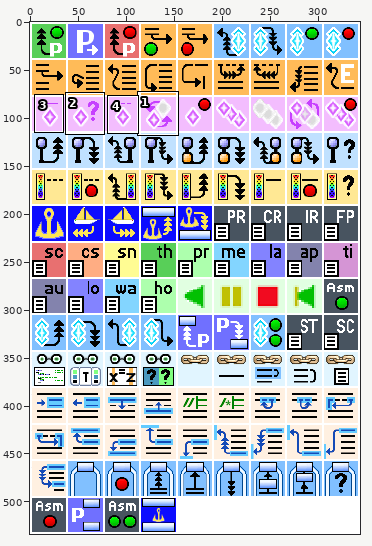
One commit to this sprite sheet: vvm/core/vdebug/graphics/vdebug_icons.png. Above: a wide view before the commit, with the close-up outlined.
Close-up. Before:
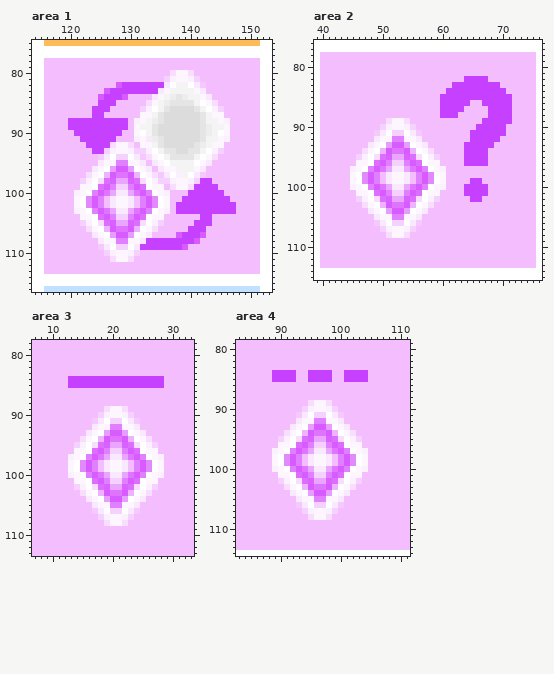
The file is 344x534 pixels. Colours within 5 levels of each other are drawn and written as one. Shown: area 1: x 114..153, y 75..116; area 2: x 39..76, y 76..115; area 3: x 7..33, y 78..113; area 4: x 83..111, y 79..114. The commit also changed other parts of the picture, which this record leaves out.
Now the later version:
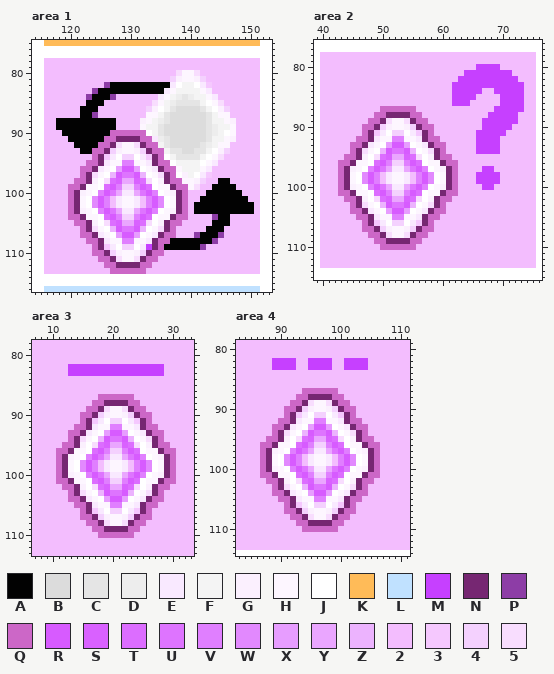
Palette (. is transparent): A #020202  B #dcdcdc  C #e5e5e5  D #ededed  E #f9e9ff  F #f4f4f4  G #fbf0fe  H #fdf6ff  J #ffffff  K #ffbb58  L #c0e1ff  M #c640ff  N #762772  P #8d3da6  Q #cc67c7  R #d75bff  S #d961ff  T #dc6dff  U #de74ff  V #e07fff  W #e289fe  X #e79dff  Y #eaa6ff  Z #ecb3fe  2 #f3bdfe  3 #f5c8fe  4 #f4d1fe  5 #f8ddfe
Changes in this commit:
Changed rows in their new state; - is an unchanged pixel.
Area 1:
first column x 118:
 80 -------------------25-H5---------
 81 ------------------24G-HG4--------
 82 --------PAAAAAAAAAAEJ-FJE3-------
 83 ------PAAAAAAAAAAAEH---FHE-------
 84 -----PAAAP22----2EHFDCD-FHE------
 85 -----AAA22-----25HFD---CFJH5-----
 86 ----AAA22-----24GJFC---BCFJG4----
 87 ----AAP2------2-HFC-----BCF-H----
 88 AAAAAAAAAA22-2GHFDC-----BC-FHG---
 89 AAAAAAAAAA22-2H-FC------BCD-FH---
 90 -AAAAAAAAQQQQQQJFC------BCDFJH---
 91 --AAAAAAQQNNNNQQEDC-----BC-FHG---
 92 ---AAAAQQN5-H5NQQFC----BCDF-H----
 93 ----AAQQN4G-HG-NQQF-C-B-CFJG4----
 94 ------QN3EJ-4JE3NQJF---CFJH5-----
 95 -----QQNE-H-V-HENQQJ---FJHE------
 96 ----QQNEHJX-RXJHENQQH--FHE-------
 97 ----QN5HJZR-URZJH5NQJGFJE3-------
 98 ---QQNGJ5TS-YST5JGNQQ-HG42-AA----
 99 --QQN-HJTRV-4VRTJ-HNQQH522AAAA---
100 --QNGHJVRUY-EYURVJHGNQ222AAAAAA--
101 --QNHJWRV2E-HE2VRWJHNQ22AAAAAAAA-
102 --QNHJWRV2E-HE2VRWJHNQ2AAAAAAAAAA
103 --QNGHJVRUY-EYURVJHGNQ2AAAAAAAAAA
104 --QQN-HJTRV-4VRTJ-HNQQ--22PAA----
105 ---QQNGJ5TS-YST5JGNQQ--222AAA----
106 ----QN5HJZR-URZJH5NQ--222AAA-----
107 ----QQNEHJX-RXJHENQQ222PAAAP-----
108 -----QQNE-H-V-HENQQAAAAAAAP------
109 ------QN3EJ-4JE-NQAAAAAAP--------
110 ------QQN4G-HG4NQQ---------------
111 -------QQN5-H5NQQ----------------
112 --------QQNNNNQQ-----------------
113 ---------QQQQQQ------------------
Area 2:
first column x 43:
 80 -----------------------MMMM----
 81 ---------------------MMMMMMMM--
 82 --------------------M----MMMMM-
 83 ---------------------------MMMM
 84 ------------------2-----22--MMM
 85 -----------------22----2222--MM
 86 -----------------22-----222--MM
 87 -------QQQQQQ----2222----2---MM
 88 ------QQNNNNQQ---222---------M-
 89 -----QQN----NQQ--------------M-
 90 ----QQN------NQQ-------2----M--
 91 ----QN--------NQ------2--------
 92 ---QQN--------NQQ-----2--------
 93 --QQN----------NQQ---22---M----
 94 --QN------------NQ---22--MM----
 95 -QQN------------NQQ--2222------
 96 QQN--------------NQQ-2222------
 97 QN----------------NQ----MM-----
 98 QN----------------NQ---MMMM----
 99 QN----------------NQ--2-MMM----
100 QN----------------NQ-222-M-----
101 QQN--------------NQQ-2222------
102 -QQN------------NQQ---22-------
103 --QN------------NQ-------------
104 --QQN----------NQQ-------------
105 ---QQN--------NQQ--------------
106 ----QN--------NQ---------------
107 ----QQN------NQQ---------------
108 -----QQN----NQQ----------------
109 ------QQNNNNQQ-----------------
110 -------QQQQQQ------------------
Area 3:
first column x 11:
 82 --MMMMMMMMMMMMMMMM--
 83 --MMMMMMMMMMMMMMMM--
 84 --2222222222222222--
 85 --2222222222222222--
 87 -------QQQQQQ-------
 88 ------QQNNNNQQ------
 89 -----QQN----NQQ-----
 90 ----QQN------NQQ----
 91 ----QN--------NQ----
 92 ---QQN--------NQQ---
 93 --QQN----------NQQ--
 94 --QN------------NQ--
 95 -QQN------------NQQ-
 96 QQN--------------NQQ
 97 QN----------------NQ
 98 QN----------------NQ
 99 QN----------------NQ
100 QN----------------NQ
101 QQN--------------NQQ
102 -QQN------------NQQ-
103 --QN------------NQ--
104 --QQN----------NQQ--
105 ---QQN--------NQQ---
106 ----QN--------NQ----
107 ----QQN------NQQ----
108 -----QQN----NQQ-----
109 ------QQNNNNQQ------
110 -------QQQQQQ-------
Area 4:
first column x 87:
 82 --MMMM--MMMM--MMMM--
 83 --MMMM--MMMM--MMMM--
 84 --2222--2222--2222--
 85 --2222--2222--2222--
 87 -------QQQQQQ-------
 88 ------QQNNNNQQ------
 89 -----QQN----NQQ-----
 90 ----QQN------NQQ----
 91 ----QN--------NQ----
 92 ---QQN--------NQQ---
 93 --QQN----------NQQ--
 94 --QN------------NQ--
 95 -QQN------------NQQ-
 96 QQN--------------NQQ
 97 QN----------------NQ
 98 QN----------------NQ
 99 QN----------------NQ
100 QN----------------NQ
101 QQN--------------NQQ
102 -QQN------------NQQ-
103 --QN------------NQ--
104 --QQN----------NQQ--
105 ---QQN--------NQQ---
106 ----QN--------NQ----
107 ----QQN------NQQ----
108 -----QQN----NQQ-----
109 ------QQNNNNQQ------
110 -------QQQQQQ-------
